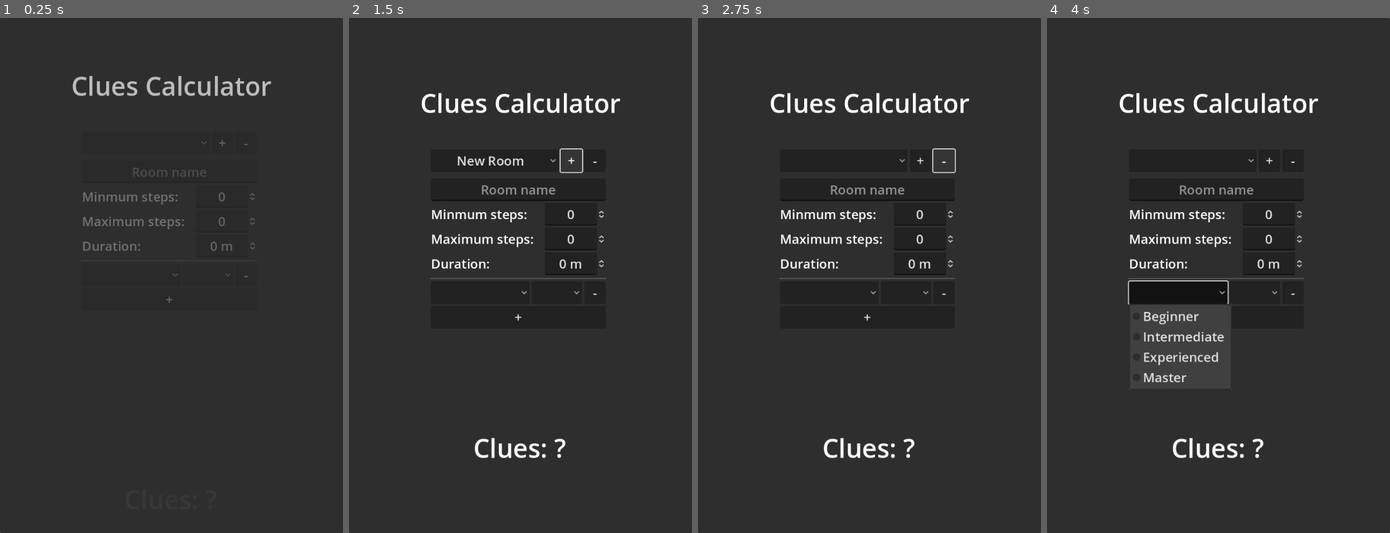
Above: before the commit, frames 1-4 (left to right).
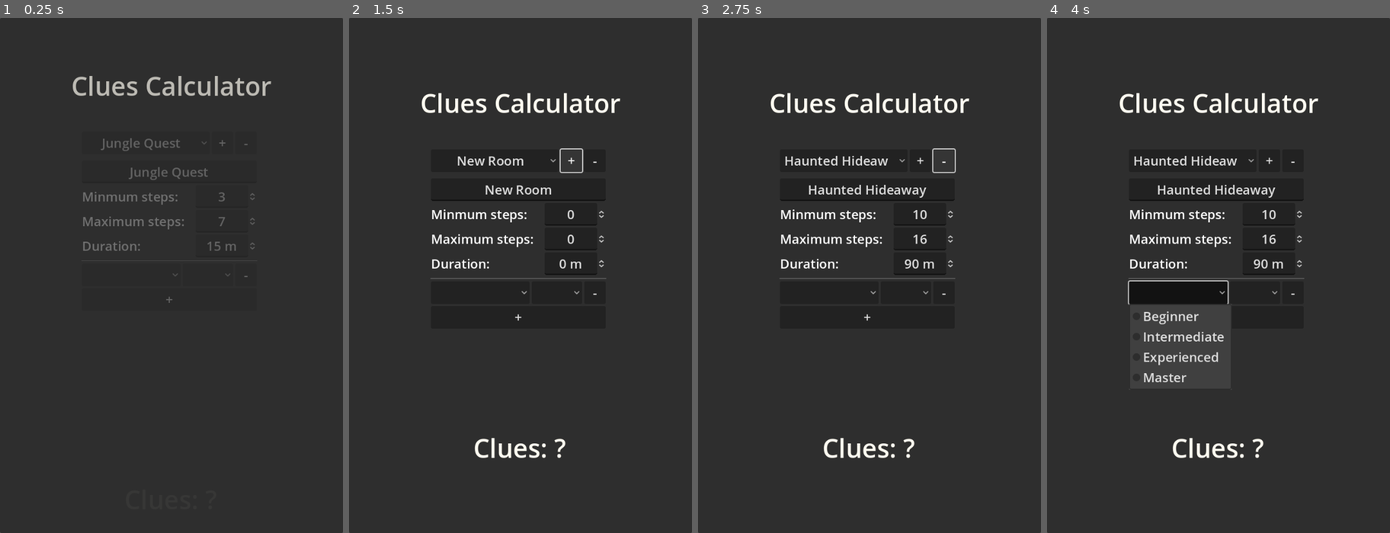
Above: after the commit, the same moments.

Repository: Seventyy/SmallProgrammingProjects
Game: Godot game, scene res://main.tscn
The game is run twice, just before and just after one commit, with the same random seed, the same clock (stepped at 60 frames per second) and the same inputs.
Inputs (mouse positions are in pixels of both pictures, inside the frame that each line leads up to):
- Up to frame 1 (0.25 s): no input
- Up to frame 2 (1.5 s): click (493, 162) at 0.5 s; click "+" at 1.25 s
- Up to frame 3 (2.75 s): click "-" at 2 s
- Up to frame 4 (4 s): click (1191, 162) at 2.75 s; click (1177, 290) at 3.5 s

The runs differ from the first frame. In frame 1, 0.4% of the frame differs, in the area x 29-69%, y 23-46%; in frame 2, 0.2%; in frame 3, 0.8%, in the area x 25-69%, y 26-49%; in frame 4, 0.8%.

Commit message:
pbl end i guess

Diff:
--- a/PBL/clues_label.gd
+++ b/PBL/clues_label.gd
@@ -13,7 +13,7 @@
 	update_label()
 
 func on_room_difficulty_updated(new_difficulty:int) -> void:
-	room_difficulty = new_difficulty / 100.0
+	room_difficulty = new_difficulty / 1000.0
 	update_label()
 
 func on_player_skill_updated(instance_id:int, new_skill:int) -> void:
@@ -50,4 +50,4 @@
 			return -1
 		skill_age_sum += player["skill"] * player["age"]
 
-	return round(room_difficulty * skill_age_sum / player_data.size())
+	return round(room_difficulty * skill_age_sum / pow(player_data.size(), 2.3))
--- /dev/null
+++ b/PBL/main.tres
@@ -0,0 +1,23 @@
+[gd_resource type="Theme" load_steps=6 format=3 uid="uid://cn5sik2e0jrrr"]
+
+[sub_resource type="StyleBoxFlat" id="StyleBoxFlat_iagi1"]
+bg_color = Color(0.820076, 0.840456, 0.348166, 1)
+
+[sub_resource type="StyleBoxFlat" id="StyleBoxFlat_p1qrt"]
+bg_color = Color(0.290196, 0.756863, 0.686275, 0.870588)
+
+[sub_resource type="StyleBoxFlat" id="StyleBoxFlat_f362q"]
+bg_color = Color(0.434838, 0.656958, 0.551517, 1)
+
+[sub_resource type="StyleBoxEmpty" id="StyleBoxEmpty_a5k0v"]
+
+[sub_resource type="StyleBoxFlat" id="StyleBoxFlat_b2fnw"]
+bg_color = Color(0.32837, 0.657601, 0.705561, 1)
+
+[resource]
+default_font_size = 24
+Button/styles/focus = SubResource("StyleBoxFlat_iagi1")
+Button/styles/hover = SubResource("StyleBoxFlat_p1qrt")
+Button/styles/normal = SubResource("StyleBoxFlat_f362q")
+LineEdit/styles/focus = SubResource("StyleBoxEmpty_a5k0v")
+LineEdit/styles/normal = SubResource("StyleBoxFlat_b2fnw")
--- a/PBL/main.tscn
+++ b/PBL/main.tscn
@@ -1,15 +1,10 @@
-[gd_scene load_steps=11 format=3 uid="uid://bxvffh8mwonxk"]
+[gd_scene load_steps=10 format=3 uid="uid://bxvffh8mwonxk"]
 
 [ext_resource type="PackedScene" uid="uid://bpl6leftyh1w3" path="res://player_edit.tscn" id="1_bvjfb"]
+[ext_resource type="Theme" uid="uid://b1ggdoxq8e5sj" path="res://ui.theme" id="1_i18v0"]
 [ext_resource type="Script" path="res://room_select.gd" id="2_yhdah"]
 [ext_resource type="Script" path="res://player_add.gd" id="3_6iq7j"]
 [ext_resource type="Script" path="res://clues_label.gd" id="5_2gmcg"]
-
-[sub_resource type="StyleBoxEmpty" id="StyleBoxEmpty_a5k0v"]
-
-[sub_resource type="Theme" id="Theme_fl8y2"]
-default_font_size = 24
-LineEdit/styles/focus = SubResource("StyleBoxEmpty_a5k0v")
 
 [sub_resource type="Animation" id="Animation_q001i"]
 length = 0.001
@@ -145,6 +140,7 @@
 
 [sub_resource type="LabelSettings" id="LabelSettings_pdkv7"]
 font_size = 48
+font_color = Color(1, 0.988235, 0.94902, 1)
 
 [node name="Main" type="Control"]
 layout_mode = 3
@@ -153,7 +149,7 @@
 anchor_bottom = 1.0
 grow_horizontal = 2
 grow_vertical = 2
-theme = SubResource("Theme_fl8y2")
+theme = ExtResource("1_i18v0")
 
 [node name="AnimationPlayer" type="AnimationPlayer" parent="."]
 autoplay = "start_up"
@@ -230,6 +226,7 @@
 layout_mode = 2
 size_flags_horizontal = 3
 alignment = 1
+clip_text = true
 script = ExtResource("2_yhdah")
 
 [node name="RoomAdd" type="Button" parent="ScrollContainer/MarginContainer/PlayerEntries/RoomContoller"]
--- /dev/null
+++ b/PBL/pbl_app_final/rooms.tres
@@ -0,0 +1,29 @@
+[gd_resource type="Resource" script_class="RoomsResource" load_steps=6 format=3]
+
+[ext_resource type="Script" path="res://room_resource.gd" id="1"]
+[ext_resource type="Script" path="res://rooms_resource.gd" id="2"]
+
+[sub_resource type="Resource" id="Resource_f5u7d"]
+script = ExtResource("1")
+name = &"Jungle Quest"
+steps_min = 3
+steps_max = 7
+duration = 15
+
+[sub_resource type="Resource" id="Resource_p78mq"]
+script = ExtResource("1")
+name = &"The Vault"
+steps_min = 8
+steps_max = 15
+duration = 45
+
+[sub_resource type="Resource" id="Resource_r3rrn"]
+script = ExtResource("1")
+name = &"Haunted Hideaway"
+steps_min = 10
+steps_max = 16
+duration = 90
+
+[resource]
+script = ExtResource("2")
+rooms = Array[ExtResource("1")]([SubResource("Resource_f5u7d"), SubResource("Resource_p78mq"), SubResource("Resource_r3rrn")])
--- a/PBL/player_edit.tscn
+++ b/PBL/player_edit.tscn
@@ -14,6 +14,7 @@
 [node name="SkillSelect" type="OptionButton" parent="."]
 layout_direction = 2
 layout_mode = 2
+size_flags_horizontal = 3
 item_count = 4
 popup/item_0/text = "Beginner"
 popup/item_0/id = 5
--- a/PBL/project.godot
+++ b/PBL/project.godot
@@ -13,6 +13,8 @@
 config/name="PBL"
 run/main_scene="res://main.tscn"
 config/features=PackedStringArray("4.0", "Forward Plus")
+boot_splash/bg_color=Color(0.129412, 0.129412, 0.129412, 1)
+boot_splash/show_image=false
 config/icon="res://icon.svg"
 
 [autoload]
--- a/PBL/room_select.gd
+++ b/PBL/room_select.gd
@@ -2,55 +2,85 @@
 
 const filepath:String = "res://rooms.tres"
 var rooms_resource:RoomsResource = preload(filepath)
-
 
 @onready var room_name_edit:LineEdit = %RoomNameEdit
 @onready var min_steps_edit:SpinBox = %MinStepsEdit
 @onready var max_steps_edit:SpinBox = %MaxStepsEdit
 @onready var duration_edit:SpinBox = %DurationEdit
 
-
 func _ready() -> void:
 	item_selected.connect(on_item_selected)
+	load_resource()
+	update()
+	on_item_selected(selected)
 
 func on_item_selected(index:int) -> void:
-#	GlobalSignals.room_difficulty_updated.emit( # OLD ????
-#		get_item_id(index))
-
 	room_name_edit.text = rooms_resource.rooms[selected].name
 	min_steps_edit.value = rooms_resource.rooms[selected].steps_min
 	max_steps_edit.value = rooms_resource.rooms[selected].steps_max
 	duration_edit.value = rooms_resource.rooms[selected].duration
 
-func save_resource():
+func load_resource() -> void:
+	for room in rooms_resource.rooms:
+		add_item(room.name, 0)
+
+func update() -> void:
 	ResourceSaver.save(rooms_resource, filepath)
+	calculate_difficuly()
 
 func _on_room_add_pressed() -> void:
 	var new_room:RoomResource = RoomResource.new()
 	rooms_resource.rooms.append(new_room)
 	add_item(new_room.name, 0)
-	save_resource()
 	select(item_count - 1)
+	update()
+	on_item_selected(selected)
 
 func _on_room_delete_pressed() -> void:
+	var prev_selected = selected
 	remove_item(selected)
 	rooms_resource.rooms.pop_at(selected)
-	save_resource()
+	if prev_selected - 1 >= 0:
+		select(prev_selected - 1)
+	else:
+		select(item_count - 1)
+	update()
+	on_item_selected(selected)
 
 
 func _on_room_name_edit_text_changed(new_text: String) -> void:
 	set_item_text(selected, new_text)
 	rooms_resource.rooms[selected].name = new_text
-	save_resource()
+	update()
 
 func _on_min_steps_edit_value_changed(value:int) -> void:
 	rooms_resource.rooms[selected].steps_min = value
-	save_resource()
+	update()
 
 func _on_max_steps_edit_value_changed(value:int) -> void:
 	rooms_resource.rooms[selected].steps_max = value
-	save_resource()
+	update()
 
 func _on_duration_edit_value_changed(value:int) -> void:
 	rooms_resource.rooms[selected].duration = value
-	save_resource()
+	update()
+
+
+func calculate_difficuly() -> void:
+	var difficulty_score:float = (
+		rooms_resource.rooms[selected].duration *
+		rooms_resource.rooms[selected].steps_max *
+		abs(rooms_resource.rooms[selected].steps_max -
+		rooms_resource.rooms[selected].steps_min + 1)
+	)
+
+	var id:int
+	if difficulty_score < 5_000:
+		id = 250
+	elif difficulty_score < 10_000:
+		id = 375
+	else:
+		id = 500
+
+	set_item_id(selected, id)
+	GlobalSignals.room_difficulty_updated.emit(id)
--- a/PBL/rooms.tres
+++ b/PBL/rooms.tres
@@ -1,78 +1,29 @@
-[gd_resource type="Resource" script_class="RoomsResource" load_steps=13 format=3]
+[gd_resource type="Resource" script_class="RoomsResource" load_steps=6 format=3 uid="uid://v37tmuf24rf4"]
 
 [ext_resource type="Script" path="res://rooms_resource.gd" id="1_bc475"]
-[ext_resource type="Script" path="res://room_resource.gd" id="1_fnexw"]
+[ext_resource type="Script" path="res://room_resource.gd" id="1_k7kqk"]
 
-[sub_resource type="Resource" id="Resource_eovmh"]
-script = ExtResource("1_fnexw")
-name = &"Aaadwawad"
-steps_min = 1
-steps_max = 5
-duration = 5
+[sub_resource type="Resource" id="Resource_f5u7d"]
+script = ExtResource("1_k7kqk")
+name = &"Jungle Quest"
+steps_min = 3
+steps_max = 7
+duration = 15
 
-[sub_resource type="Resource" id="Resource_ra6hq"]
-script = ExtResource("1_fnexw")
-name = &"Dupaasda"
-steps_min = 7
-steps_max = 24
-duration = 10
+[sub_resource type="Resource" id="Resource_p78mq"]
+script = ExtResource("1_k7kqk")
+name = &"The Vault"
+steps_min = 8
+steps_max = 15
+duration = 45
 
-[sub_resource type="Resource" id="Resource_7vikb"]
-script = ExtResource("1_fnexw")
-name = &"New Room"
-steps_min = 0
-steps_max = 0
-duration = 0
-
-[sub_resource type="Resource" id="Resource_guly0"]
-script = ExtResource("1_fnexw")
-name = &"New Room"
-steps_min = 0
-steps_max = 0
-duration = 0
-
-[sub_resource type="Resource" id="Resource_jlx2d"]
-script = ExtResource("1_fnexw")
-name = &"New Room"
-steps_min = 0
-steps_max = 0
-duration = 0
-
-[sub_resource type="Resource" id="Resource_h5ud3"]
-script = ExtResource("1_fnexw")
-name = &"New Room"
-steps_min = 0
-steps_max = 0
-duration = 0
-
-[sub_resource type="Resource" id="Resource_mf1tp"]
-script = ExtResource("1_fnexw")
-name = &"New Room"
-steps_min = 0
-steps_max = 0
-duration = 0
-
-[sub_resource type="Resource" id="Resource_iuumi"]
-script = ExtResource("1_fnexw")
-name = &"A"
-steps_min = 1
-steps_max = 20
-duration = 5
-
-[sub_resource type="Resource" id="Resource_ulqob"]
-script = ExtResource("1_fnexw")
-name = &"New Room"
-steps_min = 0
-steps_max = 0
-duration = 0
-
-[sub_resource type="Resource" id="Resource_t8se7"]
-script = ExtResource("1_fnexw")
-name = &"New Room"
-steps_min = 0
-steps_max = 0
-duration = 0
+[sub_resource type="Resource" id="Resource_r3rrn"]
+script = ExtResource("1_k7kqk")
+name = &"Haunted Hideaway"
+steps_min = 10
+steps_max = 16
+duration = 90
 
 [resource]
 script = ExtResource("1_bc475")
-rooms = Array[ExtResource("1_fnexw")]([SubResource("Resource_eovmh"), SubResource("Resource_ra6hq"), SubResource("Resource_7vikb"), SubResource("Resource_guly0"), SubResource("Resource_jlx2d"), SubResource("Resource_h5ud3"), SubResource("Resource_mf1tp"), SubResource("Resource_iuumi"), SubResource("Resource_ulqob"), SubResource("Resource_t8se7")])
+rooms = Array[ExtResource("1_k7kqk")]([SubResource("Resource_f5u7d"), SubResource("Resource_p78mq"), SubResource("Resource_r3rrn")])
--- /dev/null
+++ b/PBL/rooms_presentation.tres
@@ -0,0 +1,29 @@
+[gd_resource type="Resource" script_class="RoomsResource" load_steps=6 format=3 uid="uid://b2lqgnax30mb2"]
+
+[ext_resource type="Script" path="res://rooms_resource.gd" id="1_bc475"]
+[ext_resource type="Script" path="res://room_resource.gd" id="1_k7kqk"]
+
+[sub_resource type="Resource" id="Resource_f5u7d"]
+script = ExtResource("1_k7kqk")
+name = &"Jungle Quest"
+steps_min = 3
+steps_max = 7
+duration = 15
+
+[sub_resource type="Resource" id="Resource_p78mq"]
+script = ExtResource("1_k7kqk")
+name = &"The Vault"
+steps_min = 8
+steps_max = 15
+duration = 45
+
+[sub_resource type="Resource" id="Resource_r3rrn"]
+script = ExtResource("1_k7kqk")
+name = &"Haunted Hideaway"
+steps_min = 10
+steps_max = 16
+duration = 90
+
+[resource]
+script = ExtResource("1_bc475")
+rooms = Array[ExtResource("1_k7kqk")]([SubResource("Resource_f5u7d"), SubResource("Resource_p78mq"), SubResource("Resource_r3rrn")])
Not shown, added: PBL/TODO.txt
Binary file changed: PBL/ui.theme
Binary file added: PBL/ui_basic.theme
Binary file added: PBL/ui_fancy.theme
Not shown, added: PBL/pbl_app_final/PBL.exe
Not shown, added: PBL/pbl_app_final/PBL.pck
